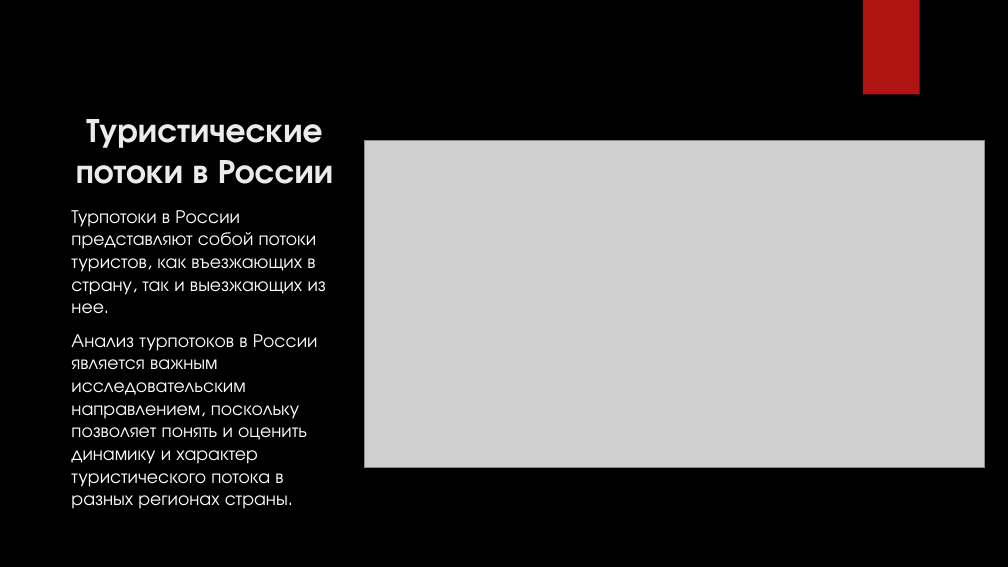
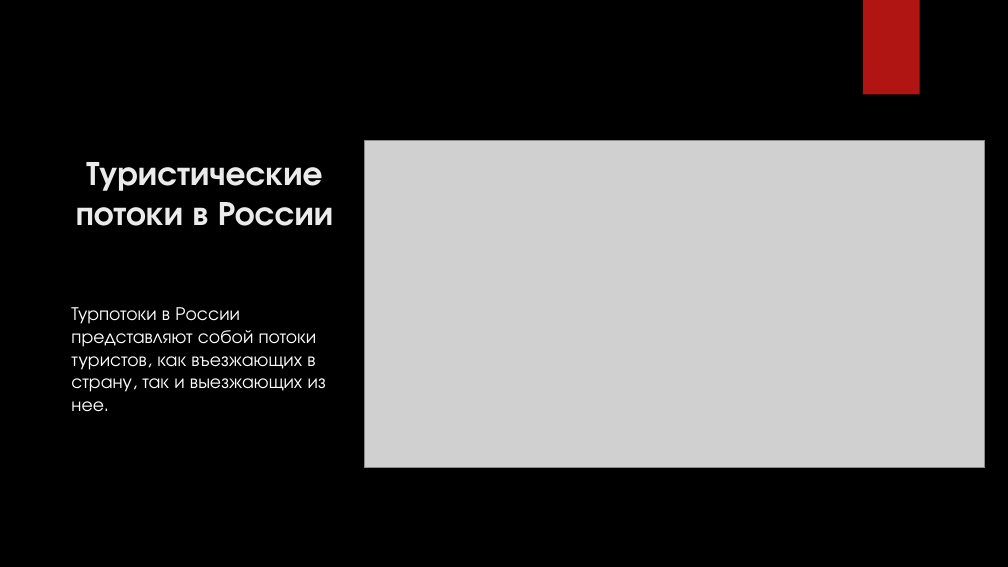
Before and after one commit to Jakepps/Coursework_2023, a slide deck: slide 7 of Курсовая 2.pptx. Drawn at 1008x567 pixels with LibreOffice and Linux fonts; fonts in the diff are those of the drawing; grey boxes stand for pictures; background and template pictures are left out. Boxes give left, top, right and bottom in pixels: in the first picture for what was removed or moved away, otherwise in the second. Text is boxed around its words. In the diff, an @@ line names an element or a change of style, - is before the commit and + after.

```diff
--- a/Курсовая 2.pptx
+++ b/Курсовая 2.pptx
@@ title "Туристические потоки в России": place and size @@
-title "Туристические потоки в России" at box(76, 119, 333, 184)
+title "Туристические потоки в России" at box(76, 162, 333, 226)
@@ text "Турпотоки в России представляют собой ...": place and size @@
-text "Турпотоки в России представляют собой ..." at box(71, 210, 326, 509)
+text "Турпотоки в России представляют собой ..." at box(71, 307, 326, 412)
@@ text at box(71, 334, 318, 509): paragraph removed @@
-Анализ турпотоков в России является важным исследовательским направлением, поскольку позволяет понять и оценить динамику и характер туристического потока в разных регионах страны.
```
Also in this commit, not shown: 4 other slides changed, 2 slides added, 2 slides removed, 3 other files.
